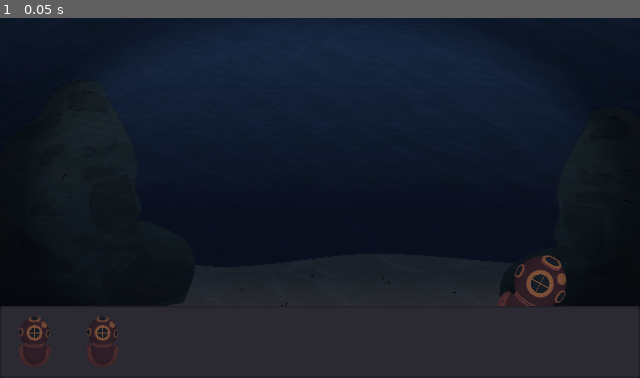
Above: before the commit, frame 1.
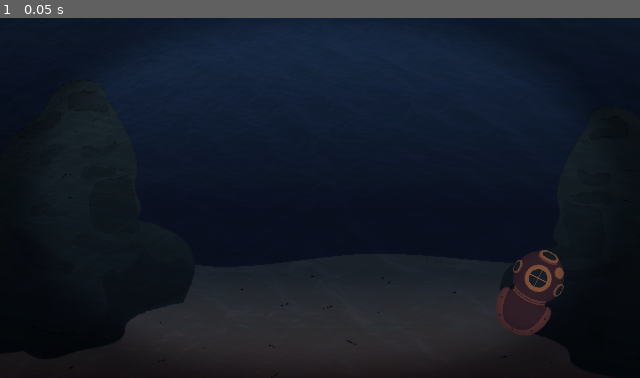
Above: after the commit, the same moment.

Repository: reedmccallum/Scream-Jam-2020
Game: Godot game, scene res://scenes/Game.tscn
Same seed, same stepped clock (60 frames per second), same inputs: the game is played once before the commit and once after it.
Inputs:
- Up to frame 1 (0.05 s): no input

The runs differ from the first frame. In frame 1, 8.1% of the frame differs, in the area x 0-100%, y 64-100%.
Error after the commit: Attempt to call function 'connect' in base 'null instance' on a null instance. (res://user_interface/Inventory.gd:19)

Commit message:
incomplete UI, placeholder 'Coin' object

Diff:
--- /dev/null
+++ b/scenes/Game.gd
@@ -0,0 +1,12 @@
+extends Node
+
+
+
+func _init():
+	OS.min_window_size = OS.window_size
+	OS.max_window_size = OS.get_screen_size()
+
+func _unhandled_input(event):
+	if event.is_action_pressed("toggle_fullscreen"):
+		OS.window_fullscreen = not OS.window_fullscreen
+		get_tree().set_input_as_handled()
--- a/scenes/Game.tscn
+++ b/scenes/Game.tscn
@@ -1,12 +1,9 @@
-[gd_scene load_steps=4 format=2]
+[gd_scene load_steps=3 format=2]
 
-[ext_resource path="res://Game.gd" type="Script" id=1]
+[ext_resource path="res://scenes/Game.gd" type="Script" id=1]
 [ext_resource path="res://user_interface/UI.tscn" type="PackedScene" id=2]
-[ext_resource path="res://scenes/Rooms/Test.tscn" type="PackedScene" id=3]
 
 [node name="Game" type="Node"]
 script = ExtResource( 1 )
 
-[node name="Scene" parent="." instance=ExtResource( 3 )]
-
 [node name="UI" parent="." instance=ExtResource( 2 )]
--- a/scenes/Interactable/Helmet.gd
+++ /dev/null
@@ -1,18 +0,0 @@
-extends "Interactable.gd"
-
-
-
-# Declare member variables here. Examples:
-# var a = 2
-# var b = "text"
-
-
-# Called when the node enters the scene tree for the first time.
-func _ready():
-	collectible = true
-	pass # Replace with function body.
-
-
-# Called every frame. 'delta' is the elapsed time since the previous frame.
-#func _process(delta):
-#	pass
--- a/scenes/Interactable/Helmet.tscn
+++ /dev/null
@@ -1,18 +0,0 @@
-[gd_scene load_steps=5 format=2]
-
-[ext_resource path="res://scenes/Interactable/Interactable.tscn" type="PackedScene" id=1]
-[ext_resource path="res://assets/art/objects/diving_helm.png" type="Texture" id=2]
-[ext_resource path="res://scenes/Interactable/Helmet.gd" type="Script" id=3]
-
-[sub_resource type="CapsuleShape2D" id=1]
-radius = 45.0
-height = 87.0
-
-[node name="Interactable" instance=ExtResource( 1 )]
-script = ExtResource( 3 )
-
-[node name="CollisionShape2D" parent="." index="0"]
-shape = SubResource( 1 )
-
-[node name="Sprite" parent="." index="2"]
-texture = ExtResource( 2 )
--- a/scenes/Interactable/Interactable.gd
+++ /dev/null
@@ -1,22 +0,0 @@
-extends Area2D
-
-onready var inventory = $"res://user_interface/UI.tscn"
-var collectible = false
-
-# Called when the node enters the scene tree for the first time.
-func _ready():
-	pass # Replace with function body.
-
-
-# Called every frame. 'delta' is the elapsed time since the previous frame.
-#func _process(delta):
-#	pass
-
-
-func _on_Interactable_input_event(_viewport, event, _shape_idx):
-	if event is InputEventMouseButton && event.button_index == BUTTON_LEFT && event.pressed:
-		print("Interactable pressed")
-		# add Helmet to inventory
-		if collectible:
-			$".".set_visible(false)
-			#$PopupDialog.popup(0, 20, 20, 40)
--- a/scenes/Interactable/Interactable.tscn
+++ /dev/null
@@ -1,15 +0,0 @@
-[gd_scene load_steps=2 format=2]
-
-[ext_resource path="res://scenes/Interactable/Interactable.gd" type="Script" id=1]
-
-[node name="Interactable" type="Area2D"]
-script = ExtResource( 1 )
-
-[node name="CollisionShape2D" type="CollisionShape2D" parent="."]
-
-[node name="PopupDialog" type="PopupDialog" parent="."]
-margin_right = 40.0
-margin_bottom = 40.0
-
-[node name="Sprite" type="Sprite" parent="."]
-[connection signal="input_event" from="." to="." method="_on_Interactable_input_event"]
--- /dev/null
+++ b/scenes/Inventory/Coin.gd
@@ -0,0 +1,15 @@
+extends Area2D
+
+signal coin_gathered
+
+func _ready():
+	pass # Replace with function body.
+
+#func _process(delta):
+#	pass
+
+func _on_Coin_input_event(_viewport, event, _shape_idx):
+	if event is InputEventMouseButton && event.button_index == BUTTON_LEFT && event.pressed:
+		print("Coin clicked")
+		emit_signal("coin_gathered")
+		$Coin.set_visibility(false)
--- /dev/null
+++ b/scenes/Inventory/Coin.tscn
@@ -0,0 +1,21 @@
+[gd_scene load_steps=4 format=2]
+
+[ext_resource path="res://scenes/Inventory/Coin.gd" type="Script" id=1]
+[ext_resource path="res://assets/art/objects/diving_helm.png" type="Texture" id=2]
+
+[sub_resource type="CapsuleShape2D" id=1]
+radius = 45.0
+height = 87.0
+
+[node name="Coin" type="Area2D" groups=[
+"interactive",
+"inventory",
+]]
+script = ExtResource( 1 )
+
+[node name="CollisionShape2D" type="CollisionShape2D" parent="."]
+shape = SubResource( 1 )
+
+[node name="Sprite" type="Sprite" parent="."]
+texture = ExtResource( 2 )
+[connection signal="input_event" from="." to="." method="_on_Coin_input_event"]
--- a/scenes/Rooms/Portal.gd
+++ b/scenes/Rooms/Portal.gd
@@ -1,7 +1,7 @@
 extends Area2D
 
 
-onready var _next_scene = preload("res://scenes/Interactable/Helmet.tscn")
+onready var _next_scene = preload("res://scenes/Inventory/Coin.tscn")
 
 # Called when the node enters the scene tree for the first time.
 func _ready():
--- a/scenes/Rooms/Test.tscn
+++ b/scenes/Rooms/Test.tscn
@@ -3,7 +3,7 @@
 [ext_resource path="res://scenes/Rooms/Test.gd" type="Script" id=1]
 [ext_resource path="res://assets/art/bgs/test_bg.png" type="Texture" id=2]
 [ext_resource path="res://scenes/Rooms/Portal.gd" type="Script" id=3]
-[ext_resource path="res://scenes/Interactable/Helmet.tscn" type="PackedScene" id=4]
+[ext_resource path="res://scenes/Inventory/Coin.tscn" type="PackedScene" id=4]
 
 [sub_resource type="CircleShape2D" id=1]
 
@@ -14,10 +14,10 @@
 texture = ExtResource( 2 )
 centered = false
 
-[node name="Helmet" parent="." instance=ExtResource( 4 )]
-position = Vector2( 532.6, 278.981 )
-rotation = 0.499606
-scale = Vector2( 0.531375, 0.531375 )
+[node name="Coin" parent="." instance=ExtResource( 4 )]
+position = Vector2( 531.265, 273.642 )
+rotation = 0.466542
+scale = Vector2( 0.523883, 0.523883 )
 
 [node name="Portal" type="Area2D" parent="."]
 script = ExtResource( 3 )
--- /dev/null
+++ b/user_interface/Inventory.gd
@@ -0,0 +1,24 @@
+extends Node2D
+
+enum State {
+	NONE,
+	COIN,
+	ARM,
+	SUN,
+	EYE
+}
+
+onready var coin = $Coin
+onready var arm = $Arm
+onready var sun = $Sun
+onready var eye = $Eye
+
+
+func _ready():
+	var coin_node = get_node('Scene/Coin')
+	coin_node.connect("coin_gathered", self, "_on_coin_gathered")
+	pass
+
+func _on_coin_gathered():
+	print("Updating inventory")
+	coin.set_visibility(true)
--- a/user_interface/ItemList.gd
+++ /dev/null
@@ -1,7 +0,0 @@
-extends ItemList
-
-
-func _ready():
-	add_icon_item($Sprite.texture, true)
-	add_icon_item($Sprite.texture, true)
-	pass
--- a/user_interface/UI.tscn
+++ b/user_interface/UI.tscn
@@ -1,13 +1,15 @@
-[gd_scene load_steps=4 format=2]
+[gd_scene load_steps=5 format=2]
 
-[ext_resource path="res://user_interface/ItemList.gd" type="Script" id=1]
+[ext_resource path="res://assets/art/ui/ui_box.png" type="Texture" id=1]
 [ext_resource path="res://assets/art/ui/diving_helm_ui.png" type="Texture" id=2]
-
-[sub_resource type="CanvasItemMaterial" id=1]
+[ext_resource path="res://user_interface/Inventory.gd" type="Script" id=3]
+[ext_resource path="res://scenes/Rooms/Test.tscn" type="PackedScene" id=4]
 
 [node name="UI" type="Control"]
 anchor_right = 1.0
 anchor_bottom = 1.0
+margin_top = 0.749146
+margin_bottom = 0.749146
 __meta__ = {
 "_edit_use_anchors_": false
 }
@@ -20,20 +22,33 @@
 "_edit_use_anchors_": false
 }
 
-[node name="ItemList" type="ItemList" parent="."]
-material = SubResource( 1 )
-margin_top = 288.0
-margin_right = 640.0
-margin_bottom = 360.0
-rect_clip_content = false
-max_columns = 5
-fixed_column_width = 60
-fixed_icon_size = Vector2( 60, 60 )
-script = ExtResource( 1 )
-__meta__ = {
-"_edit_use_anchors_": false
-}
+[node name="Scene" parent="." instance=ExtResource( 4 )]
 
-[node name="Sprite" type="Sprite" parent="ItemList"]
+[node name="Inventory" type="Node2D" parent="."]
+visible = false
+position = Vector2( 608, 328 )
+script = ExtResource( 3 )
+
+[node name="Coin" type="Sprite" parent="Inventory"]
 visible = false
 texture = ExtResource( 2 )
+
+[node name="Arm" type="Sprite" parent="Inventory"]
+visible = false
+rotation = 1.5708
+texture = ExtResource( 2 )
+
+[node name="Sun" type="Sprite" parent="Inventory"]
+visible = false
+rotation = 3.14159
+texture = ExtResource( 2 )
+
+[node name="Eye" type="Sprite" parent="Inventory"]
+visible = false
+rotation = 4.71239
+texture = ExtResource( 2 )
+
+[node name="Item" type="Sprite" parent="Inventory"]
+
+[node name="UI Box" type="Sprite" parent="Inventory"]
+texture = ExtResource( 1 )
